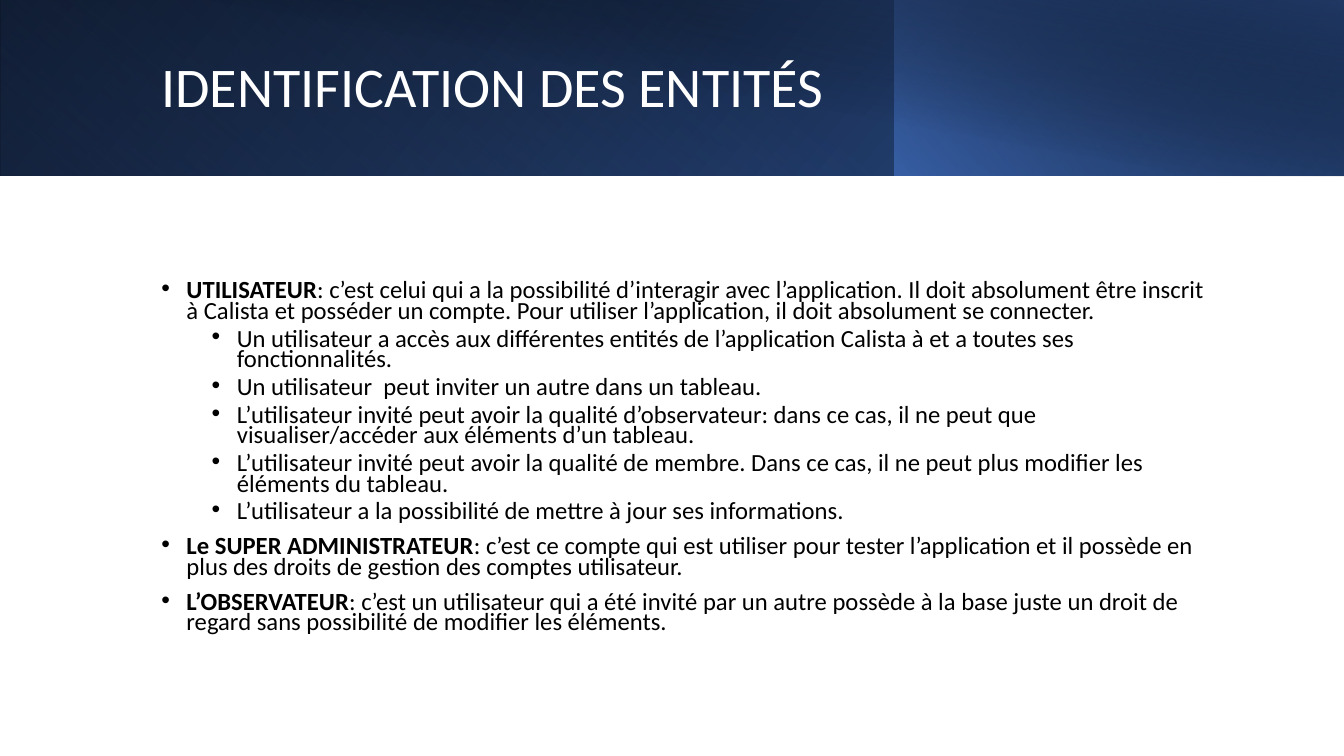
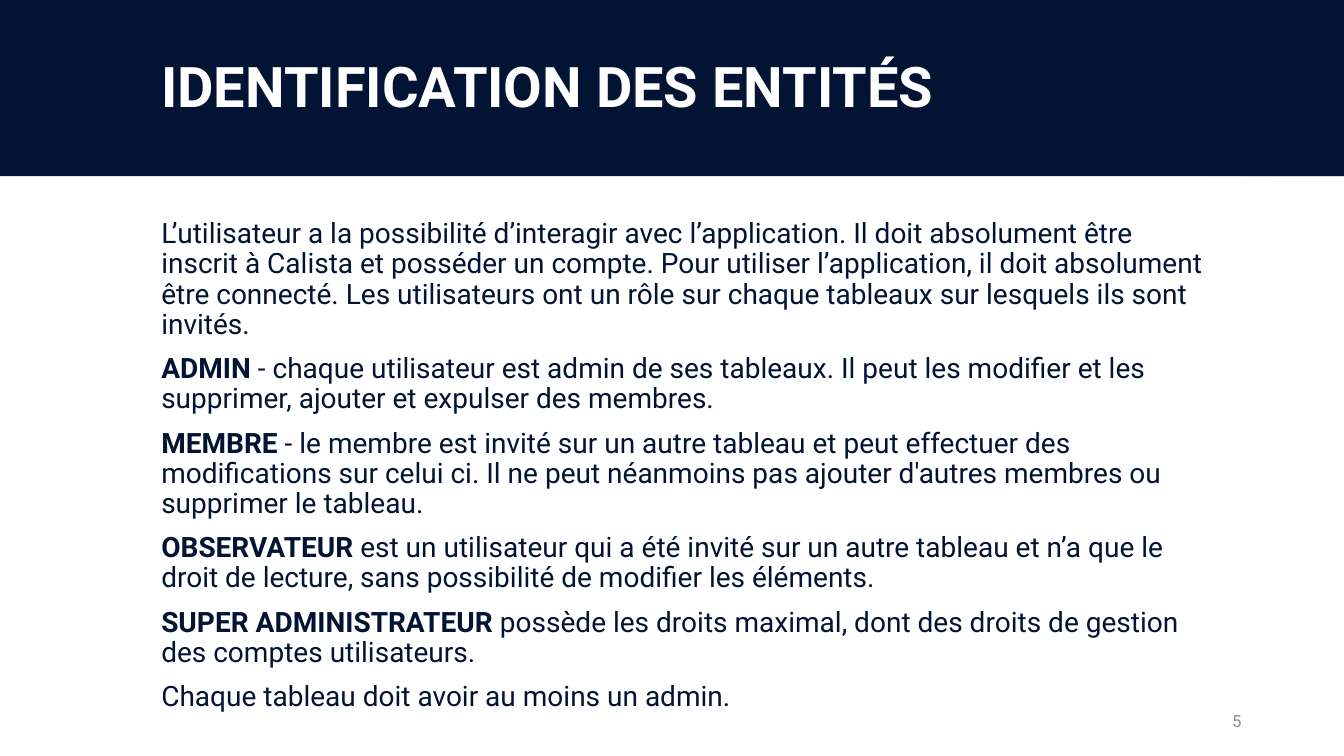
Before and after one commit to mrstph/project-calista, a slide deck: slide 5 of dossier-analyse/dossier-analyse.pptx (slide 4 before the commit). Drawn at 1344x756 pixels with LibreOffice and Linux fonts; fonts in the diff are those of the drawing. Boxes give left, top, right and bottom in pixels: in the first picture for what was removed or moved away, otherwise in the second. Text is boxed around its words. In the diff, an @@ line names an element or a change of style, - is before the commit and + after.

```diff
--- a/dossier-analyse/dossier-analyse.pptx
+++ b/dossier-analyse/dossier-analyse.pptx
@@ rectangle at box(0, 0, 1344, 175): fill gradient #000000 to #2F5597 to gradient #000000 to #C2530F @@
@@ rectangle at box(0, 0, 895, 175): fill gradient #4472C4 to #203864 to gradient #EE7429 to #81380A @@
@@ rectangle added at box(0, 0, 1344, 176), fill #031333 @@
@@ rectangle at box(50, 0, 1344, 176): fill gradient #000000 to #203864 to gradient #000000 to #81380A @@
@@ rectangle at box(894, 0, 1344, 175): fill gradient #4472C4 to #000000 to gradient #EE7429 to #000000 @@
@@ title "IDENTIFICATION DES ENTITÉS" at box(161, 56, 933, 108): font Calibri to Roboto, bold on @@
@@ text at box(161, 222, 1202, 712): text changed; size 17.6 to 20 pt; font Calibri to Roboto; text colour #000000 to #031333 @@
-• UTILISATEUR: c’est celui qui a la possibilité d’interagir avec l’application. Il doit absolument être inscrit à Calista et posséder un compte. Pour utiliser l’application, il doit absolument se connecter.
-  • Un utilisateur a accès aux différentes entités de l’application Calista à et a toutes ses fonctionnalités.
-  • Un utilisateur peut inviter un autre dans un tableau.
-  • L’utilisateur invité peut avoir la qualité d’observateur: dans ce cas, il ne peut que visualiser/accéder aux éléments d’un tableau.
-  • L’utilisateur invité peut avoir la qualité de membre. Dans ce cas, il ne peut plus modifier les éléments du tableau.
-  • L’utilisateur a la possibilité de mettre à jour ses informations.
-• Le SUPER ADMINISTRATEUR: c’est ce compte qui est utiliser pour tester l’application et il possède en plus des droits de gestion des comptes utilisateur.
-• L’OBSERVATEUR: c’est un utilisateur qui a été invité par un autre possède à la base juste un droit de regard sans possibilité de modifier les éléments.
+L’utilisateur a la possibilité d’interagir avec l’application. Il doit absolument être inscrit à Calista et posséder un compte. Pour utiliser l’application, il doit absolument être connecté. Les utilisateurs ont un rôle sur chaque tableaux sur lesquels ils sont invités.
+ADMIN - chaque utilisateur est admin de ses tableaux. Il peut les modifier et les supprimer, ajouter et expulser des membres.
+MEMBRE - le membre est invité sur un autre tableau et peut effectuer des modifications sur celui ci. Il ne peut néanmoins pas ajouter d'autres membres ou supprimer le tableau.
+OBSERVATEUR est un utilisateur qui a été invité sur un autre tableau et n’a que le droit de lecture, sans possibilité de modifier les éléments.
+SUPER ADMINISTRATEUR possède les droits maximal, dont des droits de gestion des comptes utilisateurs.
+Chaque tableau doit avoir au moins un admin.
@@ page number added at box(1232, 715, 1241, 727), 12 pt, text #8C8C90 @@
+5
```
Also in this commit, not shown: 42 other slides changed, 4 slides added, 1 slide removed, 37 other files.
